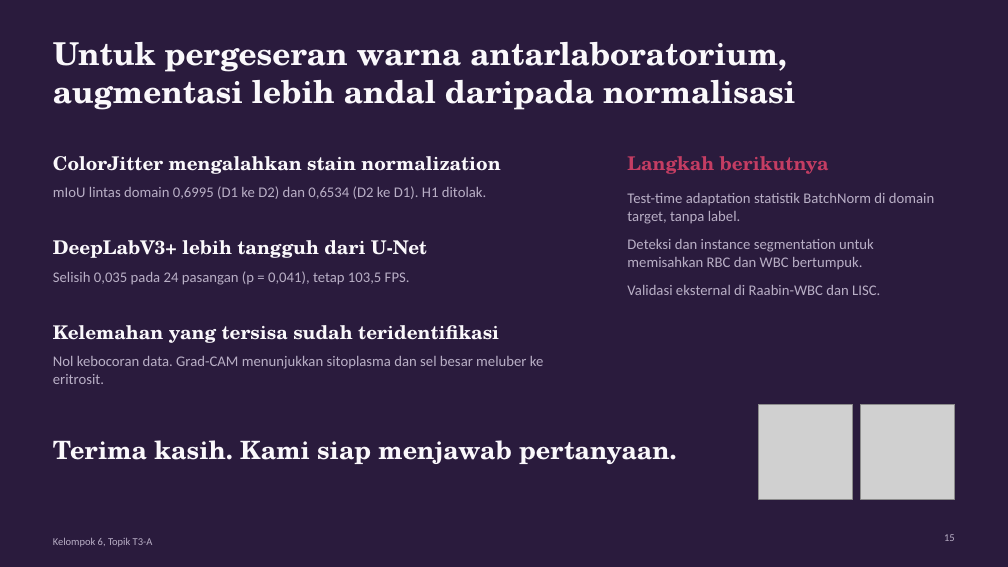
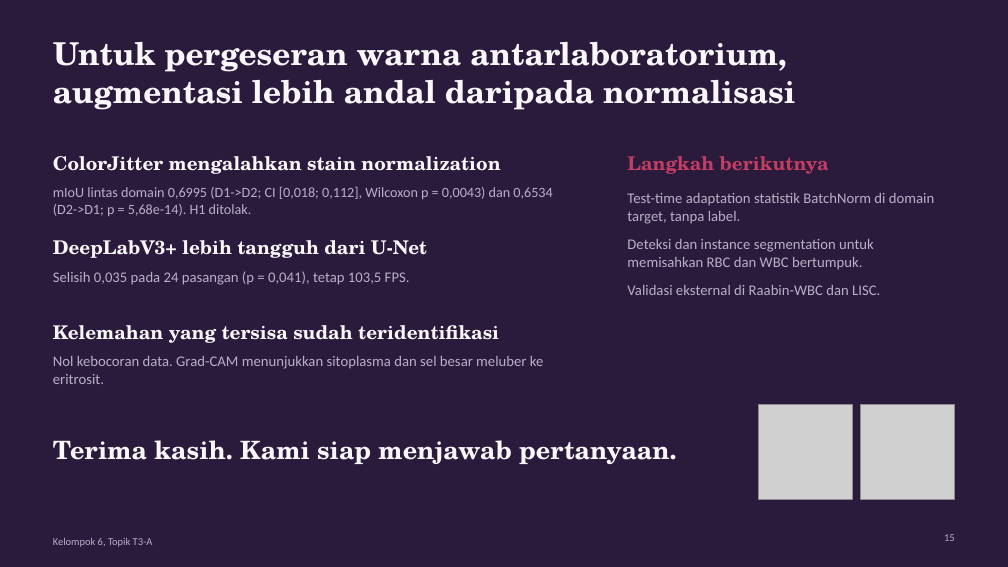
Before and after one commit to attaramadhani/UAS-DL-Kelompok6-T3A-WBC-DomainShift, a slide deck: slide 15 of docs/Presentasi_UAS_DL_Kelompok6_T3A.pptx. Drawn at 1008x567 pixels with LibreOffice and Linux fonts; fonts in the diff are those of the drawing; grey boxes stand for pictures. Boxes give left, top, right and bottom in pixels: in the first picture for what was removed or moved away, otherwise in the second. Text is boxed around its words. In the diff, an @@ line names an element or a change of style, - is before the commit and + after.

Commit message:
docs(slides): integrate per-image Wilcoxon & bootstrap CI into Presentasi_UAS_DL_Kelompok6_T3A and export PDF

```diff
--- a/docs/Presentasi_UAS_DL_Kelompok6_T3A.pptx
+++ b/docs/Presentasi_UAS_DL_Kelompok6_T3A.pptx
@@ text at (53, 187, 552, 217): text changed; size 14 to 13.5 pt @@
-mIoU lintas domain 0,6995 (D1 ke D2) dan 0,6534 (D2 ke D1). H1 ditolak.
+mIoU lintas domain 0,6995 (D1->D2; CI [0,018; 0,112], Wilcoxon p = 0,0043) dan 0,6534 (D2->D1; p = 5,68e-14). H1 ditolak.
```
Also in this commit, not shown: 6 other slides changed, 2 other files.
